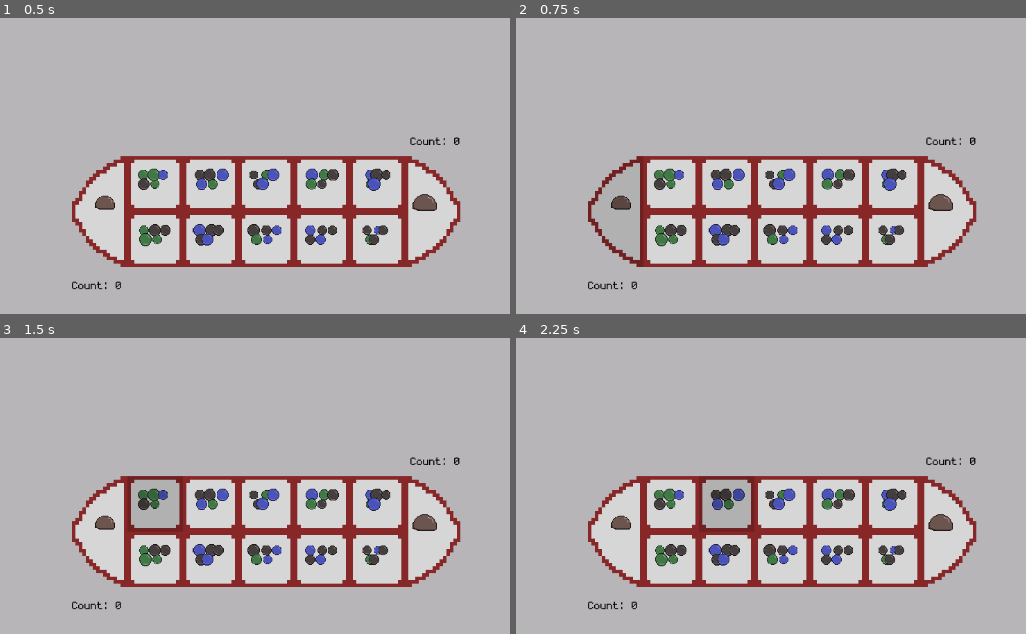
Above: before the commit, frames 1-4 (two rows, left to right).
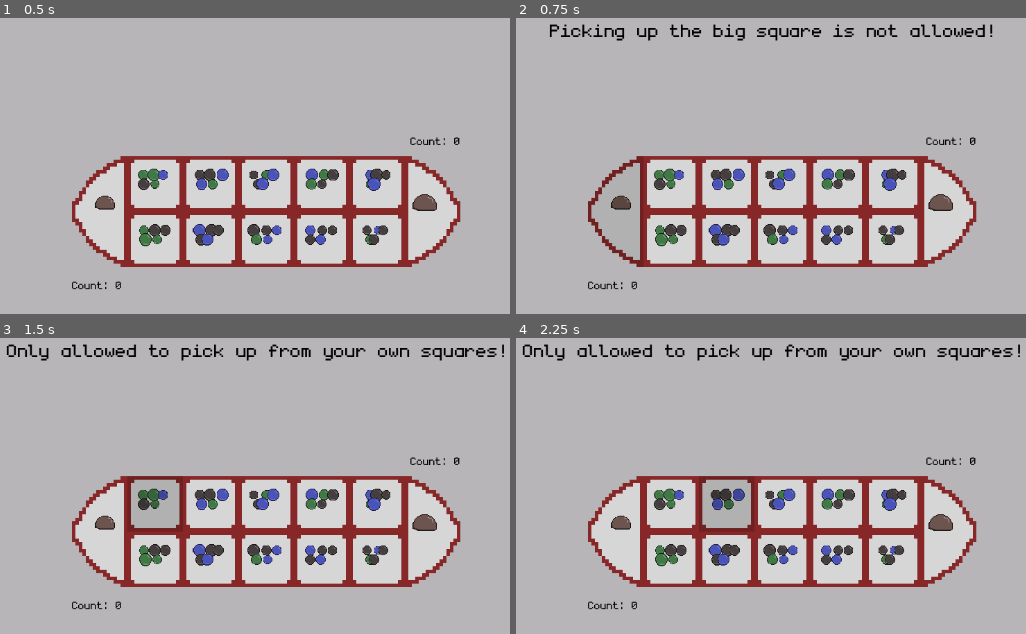
Above: after the commit, the same moments.

Repository: thannicko/QuanCaptureGame
Game: Godot game, scene res://scenes/main.tscn
Same seed, same stepped clock (60 frames per second), same inputs: the game is played once before the commit and once after it.
Inputs (mouse positions are in pixels of both pictures, inside the frame that each line leads up to):
- Up to frame 1 (0.5 s): no input
- Up to frame 2 (0.75 s): tap Enter at 0.5 s; move the mouse to (618, 210) at 0.52 s; click (618, 210) at 0.67 s
- Up to frame 3 (1.5 s): tap Space at 1.25 s; move the mouse to (153, 503) at 1.27 s; click (153, 503) at 1.42 s
- Up to frame 4 (2.25 s): tap Enter at 2 s; move the mouse to (725, 503) at 2.02 s; click (725, 503) at 2.17 s

Frame 1 is identical in both runs. In frame 2, 1.3% of the frame differs, in the area x 6-94%, y 2-8%; in frame 3, 1.5%, in the area x 1-99%, y 2-8%; in frame 4, 1.5%.

Commit message:
Some polishing

Diff:
--- a/project.godot
+++ b/project.godot
@@ -15,6 +15,14 @@
 config/features=PackedStringArray("4.3", "Forward Plus")
 config/icon="res://icon.svg"
 
+[autoload]
+
+GlobalPrompter="*res://scripts/autoload/prompter.gd"
+
+[display]
+
+mouse_cursor/custom_image="res://assets/hand.png"
+
 [dotnet]
 
 project/assembly_name="OAnQuan"
--- a/scenes/board.tscn
+++ b/scenes/board.tscn
@@ -1,9 +1,10 @@
-[gd_scene load_steps=12 format=3 uid="uid://bokk4rl37lv1t"]
+[gd_scene load_steps=13 format=3 uid="uid://bokk4rl37lv1t"]
 
 [ext_resource type="Script" path="res://scripts/board.gd" id="1_1u8pc"]
 [ext_resource type="PackedScene" uid="uid://c2v6rliyxr2fx" path="res://scenes/squarebig.tscn" id="2_8cufc"]
 [ext_resource type="Script" path="res://scripts/boardstatemachine/boardstatemachine.gd" id="3_wqgbh"]
 [ext_resource type="PackedScene" uid="uid://birtrmdefmuj8" path="res://scenes/square.tscn" id="3_yivyq"]
+[ext_resource type="Texture2D" uid="uid://bab26w4lukqeq" path="res://assets/ExclamationMark.png" id="4_1iw0y"]
 [ext_resource type="Script" path="res://scripts/boardstatemachine/stateboardidle.gd" id="4_ca7tb"]
 [ext_resource type="Script" path="res://scripts/boardstatemachine/stateboardsetup.gd" id="5_lvog4"]
 [ext_resource type="Script" path="res://scripts/boardstatemachine/stateboardpickuprocks.gd" id="6_crh73"]
@@ -51,6 +52,14 @@
 position = Vector2(560, 160)
 rotation = 3.14159
 
+[node name="ExclamationMark" type="Sprite2D" parent="."]
+visible = false
+z_index = 10
+texture_filter = 1
+position = Vector2(360, 120)
+scale = Vector2(2.75, 2.75)
+texture = ExtResource("4_1iw0y")
+
 [node name="StateMachine" type="Node" parent="." node_paths=PackedStringArray("board")]
 script = ExtResource("3_wqgbh")
 board = NodePath("..")
@@ -70,8 +79,9 @@
 [node name="StateBoardCheckTurnEnd" type="Node" parent="StateMachine"]
 script = ExtResource("8_if1vu")
 
-[node name="StateBoardEatSquare" type="Node" parent="StateMachine"]
+[node name="StateBoardEatSquare" type="Node" parent="StateMachine" node_paths=PackedStringArray("exclamation_mark")]
 script = ExtResource("9_j1vey")
+exclamation_mark = NodePath("../../ExclamationMark")
 
 [node name="StateBoardGameEnded" type="Node" parent="StateMachine"]
 script = ExtResource("11_dgrll")
--- a/scenes/main.tscn
+++ b/scenes/main.tscn
@@ -10,6 +10,7 @@
 [ext_resource type="Script" path="res://scripts/turnstatemachine/stateturncheckplayer.gd" id="8_8a13q"]
 [ext_resource type="Script" path="res://scripts/turnstatemachine/stateturnplayer.gd" id="8_krinu"]
 [ext_resource type="Script" path="res://scripts/turnstatemachine/stateturnnpc.gd" id="10_qe6hr"]
+[ext_resource type="Script" path="res://scripts/promptlabel.gd" id="11_emnt8"]
 
 [sub_resource type="TileSetAtlasSource" id="TileSetAtlasSource_7bbiu"]
 texture = ExtResource("3_scyab")
@@ -86,13 +87,14 @@
 anchors_preset = 5
 anchor_left = 0.5
 anchor_right = 0.5
-offset_left = 552.0
+offset_left = 501.5
 offset_top = 24.0
-offset_right = 624.0
-offset_bottom = 47.0
+offset_right = 674.5
+offset_bottom = 58.0
 grow_horizontal = 2
 theme_override_colors/font_color = Color(0, 0, 0, 1)
 theme_override_fonts/font = ExtResource("6_7svse")
 theme_override_font_sizes/font_size = 42
 text = "Game prompt"
 horizontal_alignment = 1
+script = ExtResource("11_emnt8")
--- /dev/null
+++ b/scripts/autoload/prompter.gd
@@ -0,0 +1,7 @@
+class_name Prompter extends Node
+
+signal new_prompt_requested(prompt: String)
+
+func prompt(text: String) -> void:
+	print("Prompt: ", text)
+	new_prompt_requested.emit(text)
--- a/scripts/boardstatemachine/stateboardeatsquare.gd
+++ b/scripts/boardstatemachine/stateboardeatsquare.gd
@@ -1,7 +1,13 @@
 class_name StateBoardEatSquare extends State
+
+@export var exclamation_mark: Sprite2D
 
 func entry() -> void:
 	print("Entered eat square")
+	exclamation_mark.hide()
+	exclamation_mark.reparent(statemachine.empty_square_to_tap)
+	exclamation_mark.position = Vector2(8, 8)
+	exclamation_mark.show()
 	statemachine.empty_square_to_tap.enable()
 	statemachine.empty_square_to_tap.square_clicked.connect(on_empty_square_tapped)
 	statemachine.eaten_square.square_clicked.connect(on_square_eaten)
@@ -9,6 +15,7 @@
 func on_empty_square_tapped() -> void:
 	statemachine.empty_square_to_tap.disable()
 	statemachine.eaten_square.enable()
+	exclamation_mark.hide()
 
 func on_square_eaten() -> void:
 	statemachine.eaten_square.disable()
--- a/scripts/boardstatemachine/stateboardpickuprocks.gd
+++ b/scripts/boardstatemachine/stateboardpickuprocks.gd
@@ -9,17 +9,20 @@
 		square.square_clicked.connect(on_square_clicked.bind(square))
 		square.enable()
 
+func check_all_squares_empty() -> void:
+	pass
+
 func on_square_clicked(square: Square) -> void:
 	if (statemachine.selected_square == null):
 		if (square is BigSquare):
-			print("Only allowed to pick up player squares!")
+			GlobalPrompter.prompt("Picking up the big square is not allowed!")
 		elif (statemachine.board.get_row_index(square) != statemachine.allowed_row_index):
-			print("Only allowed to pick up from your own squares!")
+			GlobalPrompter.prompt("Only allowed to pick up from your own squares!")
 		elif (not square.rock_pile.is_empty()):
 			square.rock_pile.pick_up()
 			statemachine.selected_square = square
 		else:
-			print("Square empty!")
+			GlobalPrompter.prompt("Square empty!")
 	else:
 		if (square == statemachine.selected_square):
 			square.rock_pile.put_down()
@@ -30,7 +33,7 @@
 			_determine_selected_direction()
 			statemachine.change_to_state("StateBoardPutRocks")
 		else:
-			print("Too far away")
+			GlobalPrompter.prompt("Rock should be dropped to adjacent squares!")
 
 func _determine_selected_direction() -> void:
 	statemachine.put_direction = statemachine.determine_direction(
--- /dev/null
+++ b/scripts/promptlabel.gd
@@ -0,0 +1,15 @@
+extends Label
+
+var timer: Timer = Timer.new()
+
+func _ready() -> void:
+	GlobalPrompter.new_prompt_requested.connect(update_text)
+	timer.one_shot = true
+	timer.wait_time = 3.0
+	timer.timeout.connect(hide)
+	add_child(timer)
+
+func update_text(prompt: String) -> void:
+	text = prompt
+	show()
+	timer.start()
--- a/scripts/turnstatemachine/stateturncheckplayer.gd
+++ b/scripts/turnstatemachine/stateturncheckplayer.gd
@@ -15,3 +15,4 @@
 		else:
 			# Switch to the other human player
 			statemachine.change_to_state("StateTurnPlayer")
+	GlobalPrompter.prompt("New turn begins for player of row " + str(statemachine.active_row_index + 1))
Binary file added: assets/ExclamationMark.png
Not shown, added: assets/ExclamationMark.png.import
Binary file added: assets/hand.png
Not shown, added: assets/hand.png.import
Not shown: 1 places in scenes/main.tscn that only renumber resources
